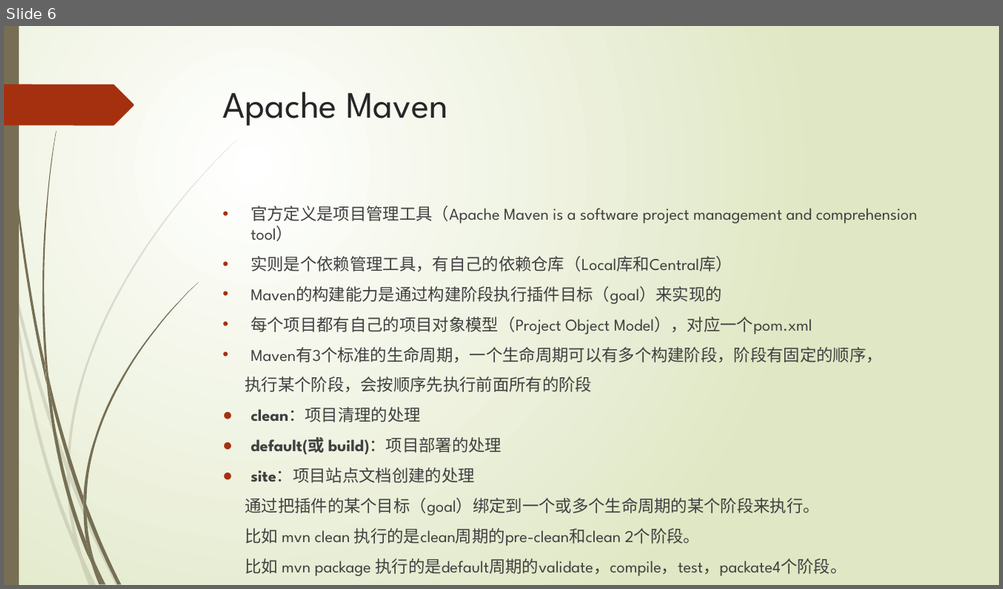
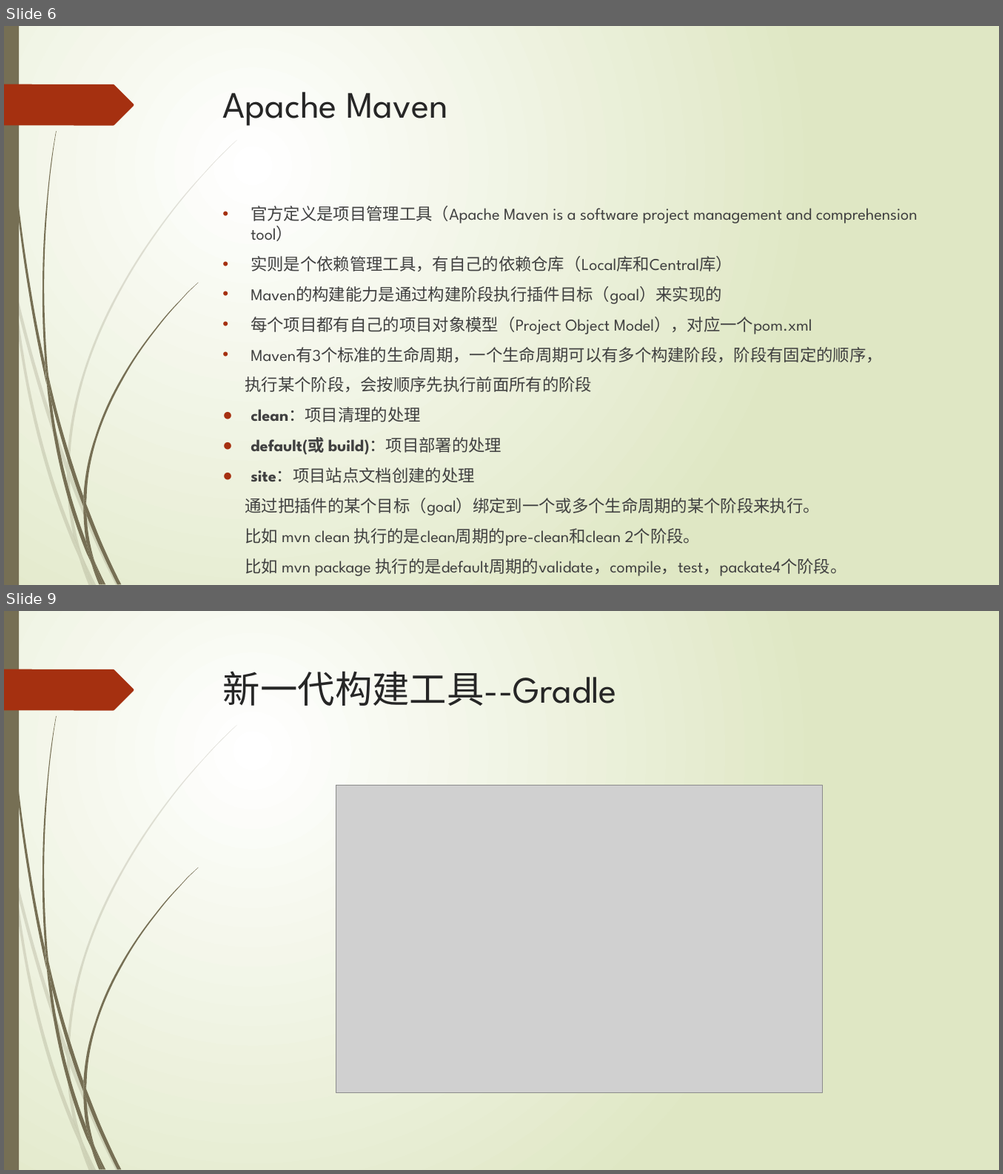
Before and after one commit to xljnc/gradle-springboot-plugin, a slide deck: doc/Gradle浅析.pptx. Shown one above the other, each under a label of ours: slide 6 before the commit, slides 6 and 9 after it; the slides between them are not shown. The pictures are 1003x589 and 1003x1174 pixels, drawn with LibreOffice and Linux fonts; fonts in the diff are those of the drawing; grey boxes stand for pictures. Boxes give left, top, right and bottom in pixels: in the first picture for what was removed or moved away, otherwise in the second. Text is boxed around its words. In the diff, an @@ line names an element or a change of style, - is before the commit and + after.

```diff
--- a/doc/Gradle浅析.pptx
+++ b/doc/Gradle浅析.pptx
@@ slide 9 added at bbox=[4, 611, 999, 1170], background gradient #FFFFFF to #DFE8C4; not listed: 24 template elements that a slide beside it also shows @@
@@ title added at bbox=[223, 671, 617, 706], 36 pt, text #262626 @@
+新一代构建工具--Gradle
@@ picture added at bbox=[336, 785, 822, 1093] @@
```
Also in this commit, not shown: 2 slides changed, 3 other slides added, 1 slide removed.
